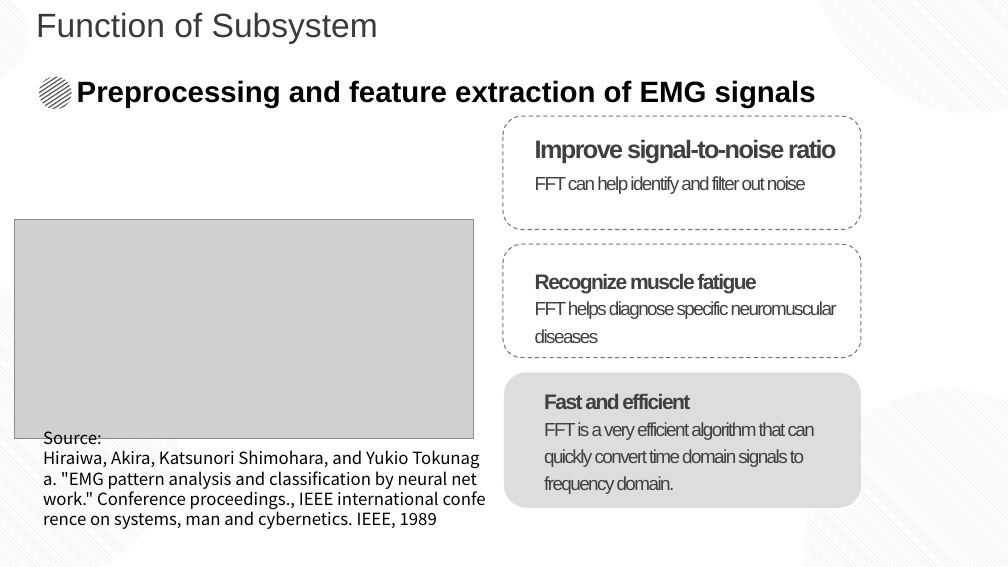
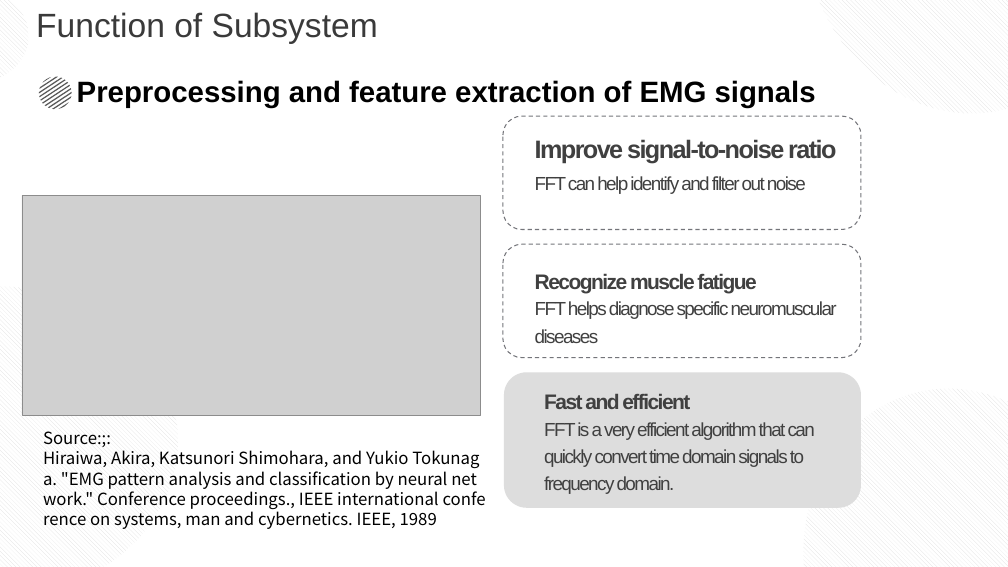
Before and after one commit to JannLeo/Summary-of-learning-experience, a slide deck: slide 6 of master/Modern Industry Practice/Phase2/组员ppt/ljn_EMG.pptx. Drawn at 1008x567 pixels with LibreOffice and Linux fonts; fonts in the diff are those of the drawing; grey boxes stand for pictures. Boxes give left, top, right and bottom in pixels: in the first picture for what was removed or moved away, otherwise in the second. Text is boxed around its words. In the diff, an @@ line names an element or a change of style, - is before the commit and + after.

```diff
--- a/master/Modern Industry Practice/Phase2/组员ppt/ljn_EMG.pptx
+++ b/master/Modern Industry Practice/Phase2/组员ppt/ljn_EMG.pptx
@@ picture: place and size @@
-picture at (14, 219, 473, 439)
+picture at (22, 196, 481, 415)
@@ text at (43, 431, 448, 529): text changed @@
-Source: Hiraiwa, Akira, Katsunori Shimohara, and Yukio Tokunaga. "EMG pattern analysis and classification by neural network." Conference proceedings., IEEE international conference on systems, man and cybernetics. IEEE, 1989
+Source:;: Hiraiwa, Akira, Katsunori Shimohara, and Yukio Tokunaga. "EMG pattern analysis and classification by neural network." Conference proceedings., IEEE international conference on systems, man and cybernetics. IEEE, 1989
```
Also in this commit, not shown: 1 other slide changed, 2 other files.
